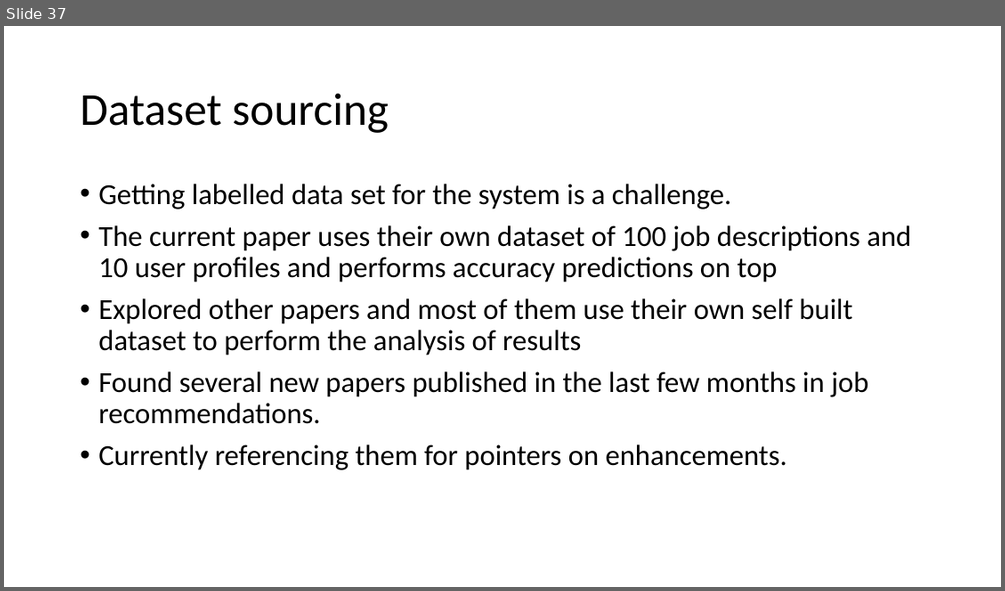
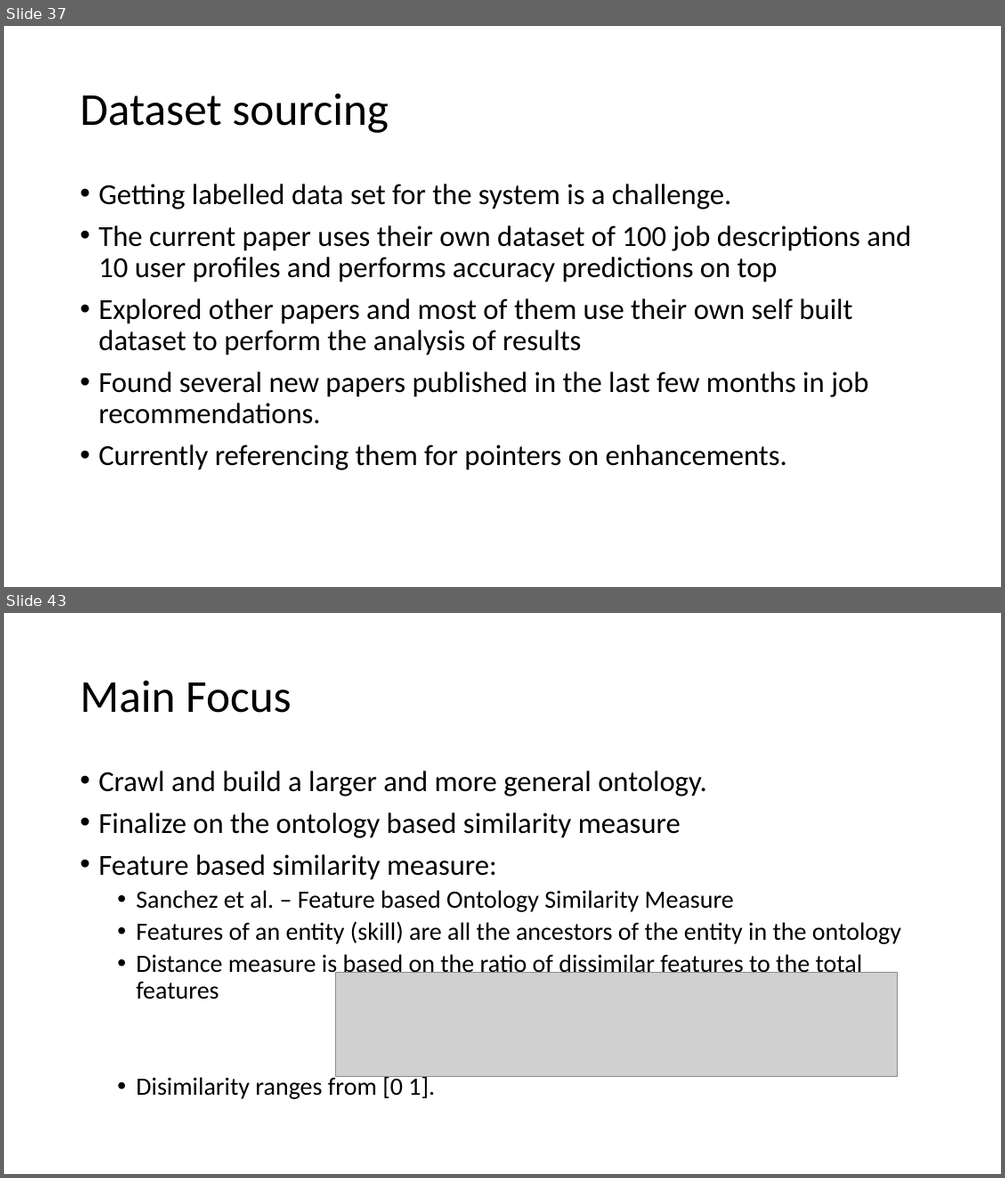
Before and after one commit to yeshbash/CS297, a slide deck: CS297-2.pptx. Shown one above the other, each under a label of ours: slide 37 before the commit, slides 37 and 43 after it; the slides between them are not shown. The pictures are 1005x591 and 1005x1178 pixels, drawn with LibreOffice and Linux fonts; fonts in the diff are those of the drawing; grey boxes stand for pictures. Boxes give left, top, right and bottom in pixels: in the first picture for what was removed or moved away, otherwise in the second. Text is boxed around its words. In the diff, an @@ line names an element or a change of style, - is before the commit and + after.

```diff
--- a/CS297-2.pptx
+++ b/CS297-2.pptx
@@ slide 43 added at box(4, 613, 1001, 1174), background #FFFFFF @@
@@ title added at box(80, 680, 291, 713), 44 pt, text #000000 @@
+Main Focus
@@ text added at box(98, 771, 901, 1099), 24 pt, text #000000 @@
+• Crawl and build a larger and more general ontology.
+• Finalize on the ontology based similarity measure
+• Feature based similarity measure:
+  • Sanchez et al. – Feature based Ontology Similarity Measure
+  • Features of an entity (skill) are all the ancestors of the entity in the ontology
+  • Distance measure is based on the ratio of dissimilar features to the total features
+  • Disimilarity ranges from [0 1].
@@ picture added at box(335, 972, 897, 1077) @@
```
Also in this commit, not shown: 8 other slides added, 2 other files.
